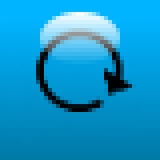
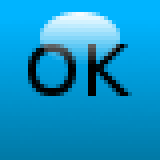
Layered file, before and after one edit (160 × 160). Changes by layer:
added layer "OK" in group "Lagergrupp" over [28, 44, 132, 96]
hid "Layer #1" over [36, 28, 136, 112]
